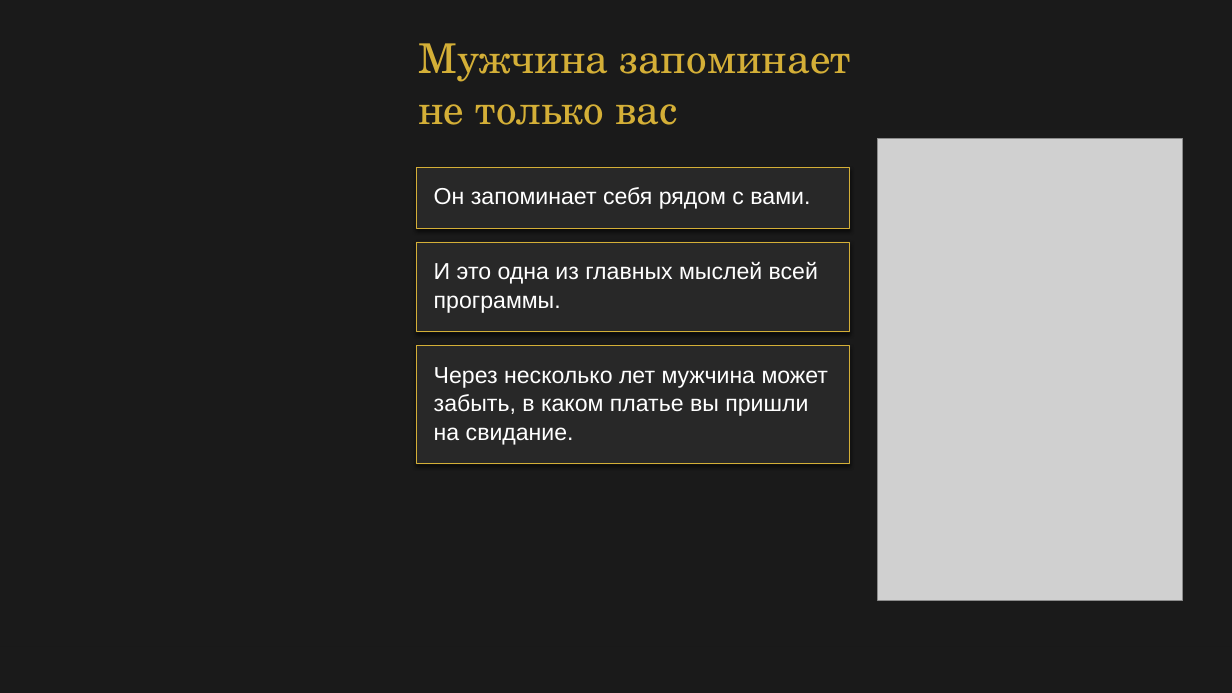
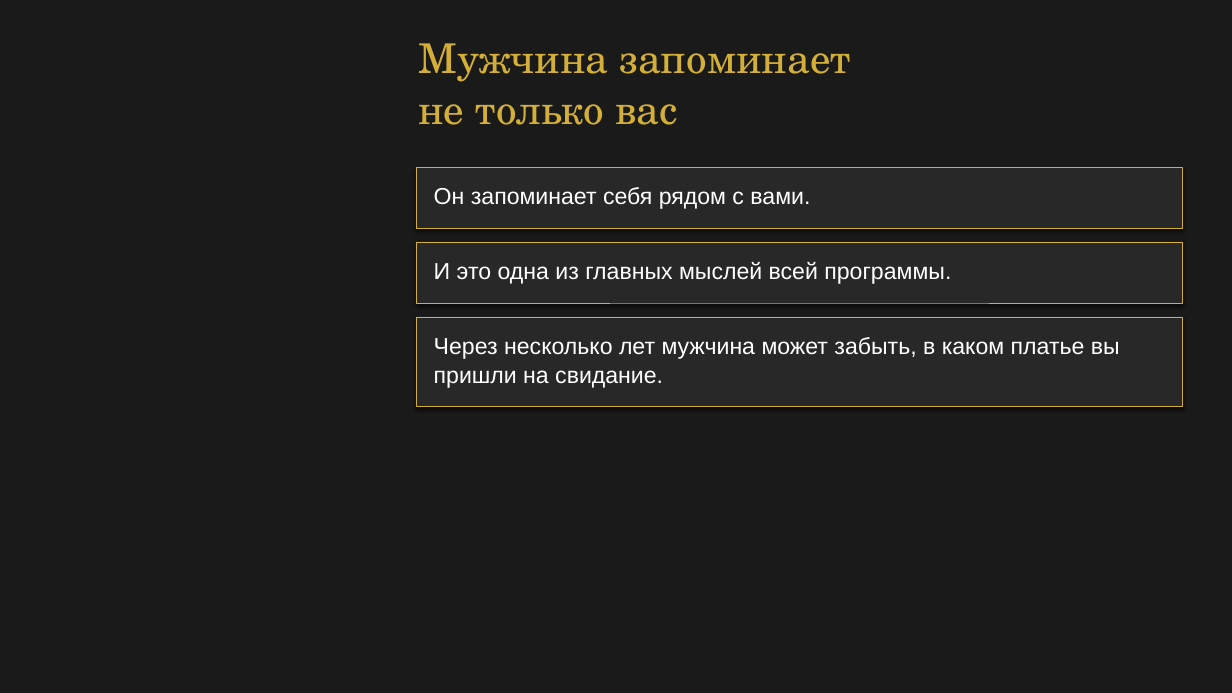
Before and after one commit to babylonofkommod-ai/-, a slide deck: slide 5 of Ваш Кристалл незабываемости.pptx. Drawn at 1232x693 pixels with LibreOffice and Linux fonts; fonts in the diff are those of the drawing; grey boxes stand for pictures. Boxes give left, top, right and bottom in pixels: in the first picture for what was removed or moved away, otherwise in the second. Text is boxed around its words. In the diff, an @@ line names an element or a change of style, - is before the commit and + after.

```diff
--- a/Ваш Кристалл незабываемости.pptx
+++ b/Ваш Кристалл незабываемости.pptx
@@ picture removed at box(878, 139, 1183, 601) @@
@@ rectangle: place and size @@
-rectangle at box(416, 167, 850, 229)
+rectangle at box(416, 167, 1183, 229)
@@ rectangle: place and size @@
-rectangle at box(417, 167, 850, 228)
+rectangle at box(417, 167, 1183, 228)
@@ rectangle: place and size @@
-rectangle at box(416, 242, 850, 333)
+rectangle at box(416, 242, 1183, 304)
@@ rectangle: place and size @@
-rectangle at box(417, 242, 850, 332)
+rectangle at box(417, 242, 1183, 303)
@@ text at box(434, 262, 951, 284): text changed @@
-И это одна из главных мыслей всей
-программы.
+И это одна из главных мыслей всей программы.
@@ rectangle: place and size @@
-rectangle at box(416, 346, 850, 465)
+rectangle at box(416, 317, 1183, 408)
@@ rectangle: place and size @@
-rectangle at box(417, 346, 850, 464)
+rectangle at box(417, 317, 1183, 407)
@@ text at box(434, 337, 1120, 388): text changed @@
-Через несколько лет мужчина может
-забыть, в каком платье вы пришли
-на свидание.
+Через несколько лет мужчина может забыть, в каком платье вы
+пришли на свидание.
```
Also in this commit, not shown: 21 other slides changed, 13 other files.
